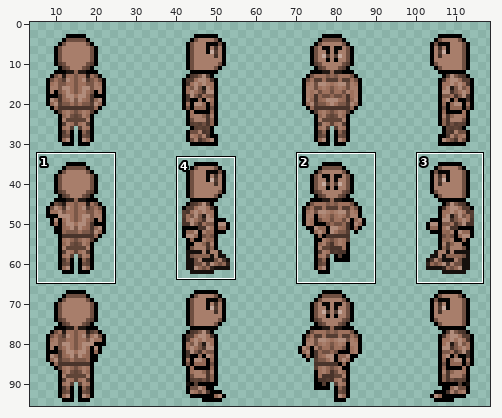
Sprite sheet -- bin/res/characterCreator/body04.png. Above: a wide view before the commit, with the close-up outlined.
Close-up. First the earlier version:
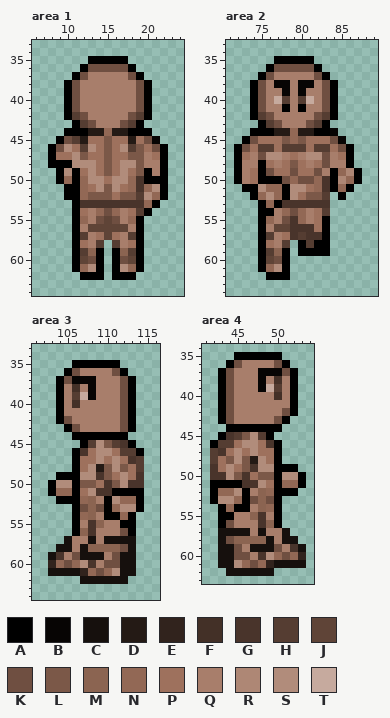
The file is 128x96 pixels. Colours within 5 levels of each other are drawn and written as one. Shown: area 1: x 6..24, y 33..64; area 2: x 71..89, y 33..64; area 3: x 101..116, y 33..64; area 4: x 41..54, y 34..63. The wide view leaves out empty margins. The commit also changed other parts of the picture, which this record leaves out.
Palette (. is transparent): A #000000  B #070504  C #16100d  D #241a15  E #31231d  F #433027  G #49342b  H #553d32  J #5f4437  K #6f4f41  L #7b5848  M #8b6451  N #926855  P #9e715d  Q #a87e6b  R #ae8775  S #b18c7b  T #c6aa9e
Pixels before, area 1, first column x 8:
35 .....AAAAA.....
36 ....AKKKKKA....
37 ...AKQQQQQKA...
38 ..AKQQQQQQQKA..
39 ..AKQQQQQQQKA..
40 ..AKQQQQQQQKA..
41 ..AKQQQQQQQKA..
42 ..AHKQQQQQKHA..
43 ...AHKQQQKHA...
44 ..AAADDNDDAAA..
45 .AKHDPPLPPDPKB.
46 AKSPHSPLPSHLPKA
47 APPSLPPLPPLLQPA
48 AAASSSPLPSSLQQA
49 .ASAPSPLPSPLAQA
50 .ANANSSPSSNGAAA
51 ..AANPSLSPNGNSA
52 ..AANLLLPLLHSNA
53 ...AGGGGGGGGNA.
54 ...APQNKNQPHA..
55 ...ANQKJKQNA...
56 ...AQJJJJJQA...
57 ...AHQPJPQHA...
58 ...APQH.HQPA...
59 ...AHMA.AMHA...
60 ...AJKA.AKJA...
61 ...ANSA.ASNA...
62 ....AAA.AAA....
Pixels before, area 2, first column x 72:
35 .....AAAAA......
36 ....AKKKKKA.....
37 ...AKQQQQQKA....
38 ..AKQBBQBBQKA...
39 ..AKQQBQBQQKA...
40 ..AKQTHQHTQKA...
41 ..AKQQAQAQQKA...
42 ..AHKQQQQQKHA...
43 ...AHKQQQKHA....
44 ..AAADDNDDAAB...
45 .AKPPPLNLPPPKB..
46 AKPHHPHHHPHHPKA.
47 APQKSSQPQSSKQPA.
48 AQQAPQPLPQPKQQA.
49 AQPAKPPKPPKQANRA
50 AQPAAAKNKKNGARNA
51 .AASNNASSPNGANA.
52 ..ANSNASPLLH.A..
53 ...ANAGGGGGG....
54 ...AAQNKNQPH....
55 ...ANQKGNQPA....
56 ...AQJJGGGPA....
57 ...AHQPGHGGA....
58 ...APQH.AHAA....
59 ...AHMA.AAAA....
60 ...AJKA.........
61 ...ANSA.........
62 ....AAA.........
Pixels before, area 3, first column x 103:
35 ...AAAAAA...
36 ..AKQQQQKA..
37 .AKBBBQQQKA.
38 .AQFQBQQQKA.
39 .AQHTBQQQKA.
40 .AQFQQQQQKA.
41 .AQQQQQQQKA.
42 .AKQQQQQQKA.
43 ..AKQQQQQKA.
44 ...AAAAAAA..
45 ....AHSLHGA.
46 ...AGPSSPHHA
47 ...APPSPSPGH
48 ...APSDLSLPH
49 .AAASSGLPSPG
50 ASSALLPGLSGG
51 ANNAPSGGAAAA
52 .AAANMQASNNA
53 ...AKMKANSSA
54 ...ANMQAANA.
55 ...AQGMQQAA.
56 ...AMGQQQKA.
57 ..CQQCQCCCC.
58 .CCQCMMMMKC.
59 CGQKCCCQKCC.
60 ENKNSGQKKCC.
61 CCCCENKNSCC.
62 ....CCCCCC..
Pixels before, area 4, first column x 42:
35 ...AAAAAA...
36 ..AKQQQQKA..
37 .AKQQQBBBKA.
38 .AKQQQBQFQA.
39 .AKQQQBTHQA.
40 .AKQQQQQFQA.
41 .AKQQQQQQQA.
42 .AKQQQQQQKA.
43 .AKQQQQQKA..
44 ..AAAAAAA...
45 .AGHLSHA....
46 AHHPSSPGA...
47 HGPSPSPPA...
48 HPLSLDSPA...
49 GPSPLGSSAAA.
50 GGSLGPLLASSA
51 AAAAGGSPANNA
52 ANNSAQMNAAA.
53 ASSNAKMKA...
54 .ANAAQMNA...
55 .AAQQMGQA...
56 .AKQQQGMA...
57 .CCCCQCQQC..
58 .CKMMMMCQCC.
59 .CCKQCCCKQGC
60 .CCKKQGSNKNE
61 .CCSNKNECCCC
62 ..CCCCCC....
New version:
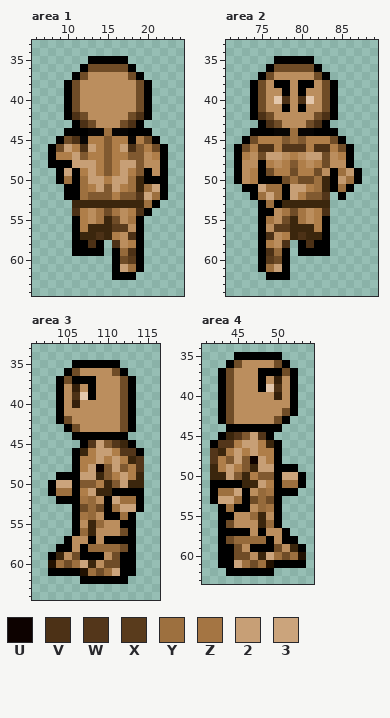
Colours new in this view: U #0d0200  V #4c3116  W #53361a  X #593b1c  Y #9d703f  Z #a47543  2 #c79f76  3 #cba47c
Difference:
colour E: #31231d -> #211101
colour F: #433027 -> #341f0a
colour G: #49342b -> #3b260d
colour K: #6f4f41 -> #6f4c27
colour L: #7b5848 -> #805930
colour M: #8b6451 -> #956a3b
colour P: #9e715d -> #af7e49
colour Q: #a87e6b -> #bb8e5e
colour R: #ae8775 -> #c39a6f
colour T: #c6aa9e -> #e3c7ac
Area 1:
y 42: x 11 H -> V; x 19 H -> V
y 43: x 12 H -> V; x 18 H -> V
y 44: x 13..17 DDNDD -> BBYBB
y 45: x 11..12 HD -> VB; x 18 D -> B; x 21 B -> A
y 46: x 10 S -> 2; x 12..13 HS -> V2; x 17..18 SH -> 2V
y 47: x 11 S -> 2
y 48: x 11..13 SSS -> 222; x 17..18 SS -> 22
y 49: x 10 S -> 3; x 13 S -> 2; x 17 S -> 2
y 50: x 10 N -> Y; x 12..14 NSS -> Y22; x 16..18 SSN -> 22Y
y 51: x 12 N -> Y; x 14 S -> 2; x 16 S -> 2; x 18 N -> Y; x 20..21 NS -> Y3
y 52: x 12 N -> Y; x 19..21 HSN -> W3Y
y 53: x 11 A -> G; x 20 N -> Y
y 54: x 11 A -> V; x 14 N -> Z; x 16 N -> Z; x 19 H -> V
y 55: x 12 N -> P; x 14..15 KJ -> ZG; x 18 N -> Z
y 56: x 12..17 QJJJJJ -> PGGGXX
y 57: x 12..15 HQPJ -> GGVG; x 18 H -> V
y 58: x 12..14 PQH -> AVA; x 16 H -> V
y 59: x 12..13 HM -> AA; x 18 H -> V
y 60: x 11..14 AJKA -> ....; x 18 J -> X
y 61: x 11..14 ANSA -> ....; x 17..18 SN -> 2Y
y 62: x 12..14 AAA -> ...
Area 2:
y 38: x 77..78 BB -> AA; x 80..81 BB -> AA
y 39: x 78 B -> A; x 80 B -> A
y 40: x 78 H -> V; x 80 H -> V
y 42: x 75 H -> V; x 83 H -> V
y 43: x 76 H -> V; x 82 H -> V
y 44: x 77..81 DDNDD -> BBYBB; x 84 B -> A
y 45: x 79 N -> Y; x 85 B -> A
y 46: x 75..76 HH -> VV; x 78..80 HHH -> WWW; x 82..83 HH -> VV
y 47: x 76..77 SS -> 22; x 81..82 SS -> 22
y 49: x 85 N -> Y
y 50: x 79 N -> Y; x 82 N -> Y; x 86 N -> Y
y 51: x 75..77 SNN -> 3YY; x 79..80 SS -> 22; x 82 N -> Y; x 85 N -> Y
y 52: x 75..77 NSN -> Y3Y; x 79 S -> 2; x 83 H -> W
y 53: x 76 N -> Y
y 54: x 78 N -> Z; x 80 N -> Z; x 83 H -> V
y 55: x 76 N -> Z; x 80 N -> Z
y 56: x 77..78 JJ -> XX
y 57: x 76 H -> V; x 80 H -> V
y 58: x 78 H -> V; x 81 H -> V
y 59: x 76 H -> V
y 60: x 76 J -> X
y 61: x 76..77 NS -> Y2
Area 3:
y 37: x 106..108 BBB -> AAA
y 38: x 108 B -> A
y 39: x 106 H -> V; x 108 B -> A
y 45: x 108..109 HS -> W2; x 111 H -> W
y 46: x 109..110 SS -> 22; x 112..113 HH -> WW
y 47: x 109 S -> 2; x 111 S -> 2; x 114 H -> W
y 48: x 108..109 SD -> 2U; x 111 S -> 2; x 114 H -> W
y 49: x 107..108 SS -> 22; x 112 S -> 2
y 50: x 104..105 SS -> 33; x 112 S -> 2
y 51: x 104..105 NN -> YY; x 108 S -> 2
y 52: x 107 N -> Z; x 111..113 SNN -> 3YY
y 53: x 111..113 NSS -> Y33
y 54: x 107 N -> Z; x 112 N -> Y
y 57: x 105 C -> A; x 108 C -> A; x 110..113 CCCC -> AAAA
y 58: x 104..105 CC -> AA; x 107 C -> A; x 113 C -> A
y 59: x 103 C -> A; x 107..109 CCC -> AAA; x 112..113 CC -> AA
y 60: x 104 N -> Y; x 106..107 NS -> Y3; x 112..113 CC -> AA
y 61: x 103..106 CCCC -> AAAA; x 108 N -> Y; x 110..113 NSCC -> Y3AA
y 62: x 107..112 CCCCCC -> AAAAAA
Area 4:
y 37: x 48..50 BBB -> AAA
y 38: x 48 B -> A
y 39: x 48 B -> A; x 50 H -> V
y 45: x 45 H -> W; x 47..48 SH -> 2W
y 46: x 43..44 HH -> WW; x 46..47 SS -> 22
y 47: x 42 H -> W; x 45 S -> 2; x 47 S -> 2
y 48: x 42 H -> W; x 45 S -> 2; x 47..48 DS -> U2
y 49: x 44 S -> 2; x 48..49 SS -> 22
y 50: x 44 S -> 2; x 51..52 SS -> 33
y 51: x 48 S -> 2; x 51..52 NN -> YY
y 52: x 43..45 NNS -> YY3; x 49 N -> Z
y 53: x 43..45 SSN -> 33Y
y 54: x 44 N -> Y; x 49 N -> Z
y 57: x 43..46 CCCC -> AAAA; x 48 C -> A; x 51 C -> A
y 58: x 43 C -> A; x 49 C -> A; x 51..52 CC -> AA
y 59: x 43..44 CC -> AA; x 47..49 CCC -> AAA; x 53 C -> A
y 60: x 43..44 CC -> AA; x 49..50 SN -> 3Y; x 52 N -> Y
y 61: x 43..46 CCSN -> AA3Y; x 48 N -> Y; x 50..53 CCCC -> AAAA
y 62: x 44..49 CCCCCC -> AAAAAA
Changed places in both close-ups, as pixel boxes (x1, y1, x2, y2):
changed: (56, 64, 160, 280)
changed: (242, 64, 354, 272)
changed: (48, 368, 144, 584)
changed: (210, 360, 306, 576)
